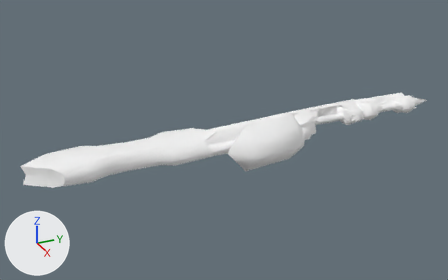
Two versions of the glTF model docs/models/weapons/w14/070.glb, one commit apart.
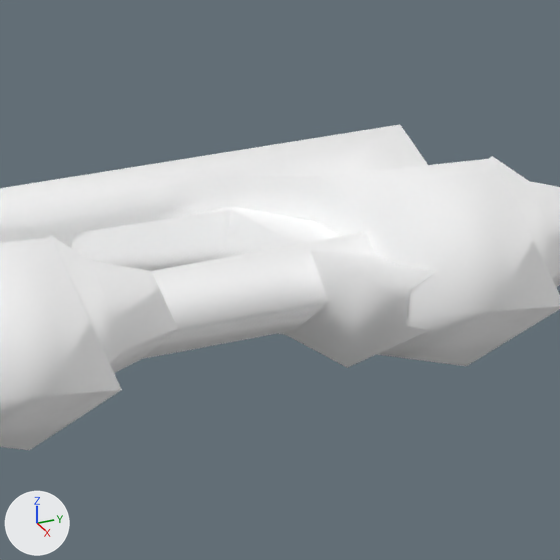
Each version is shown whole from a 50 mm camera at (3.61, -2.46, 1.79) aimed at (-0.02, -0.82, -0.02), then close up on the part from 82% to 93% of the width and 29% to 46% of the height. The lights are fixed; the arrows at lower left show +X, +Y and +Z. The last two pictures show the newer version. Vertices at exactly the same position are counted once.

Before the edit, the objects in view are built like this:
```python
me_group_1 = bpy.data.meshes.new('Group[1]')
me_group_1.from_pydata(...)  # 92 vertices, 102 faces; spans x -0.207..0.123, y -0.827..0.622, z -0.075..0.076
# faces by material slot: [82, 20]
me_group_1.materials.append(mat_xfb__e0_m00_gaxe070_env)  # white #ffffff
me_group_1.materials.append(mat_xfb__0_m00_gaxe070_emi)  # white #ffffff
me_group_2 = bpy.data.meshes.new('Group[2]')
me_group_2.from_pydata(...)  # 176 vertices, 252 faces; spans x -0.2..0.19, y -2.2..0.97, z -0.1..0.1
# faces by material slot: [20, 200, 32]
me_group_2.materials.append(mat_xfb__1_m00_gaxe070_emi)  # white #ffffff
me_group_2.materials.append(mat_xfb__e0_m00_gaxe070_env)  # white #ffffff
me_group_2.materials.append(mat_xfb__e1_m00_gaxe070_env)  # white #ffffff
ob_group_1 = bpy.data.objects.new('Group[1]', me_group_1)
ob_group_1.location = (0.0, 0.0, 0.0)
ob_group_2 = bpy.data.objects.new('Group[2]', me_group_2)
ob_group_2.location = (0.0, 0.0, 0.0)
```
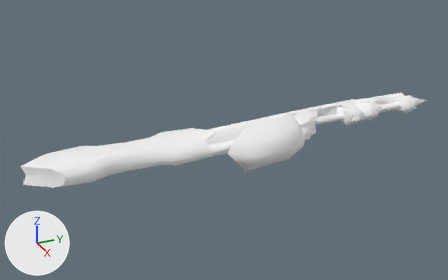
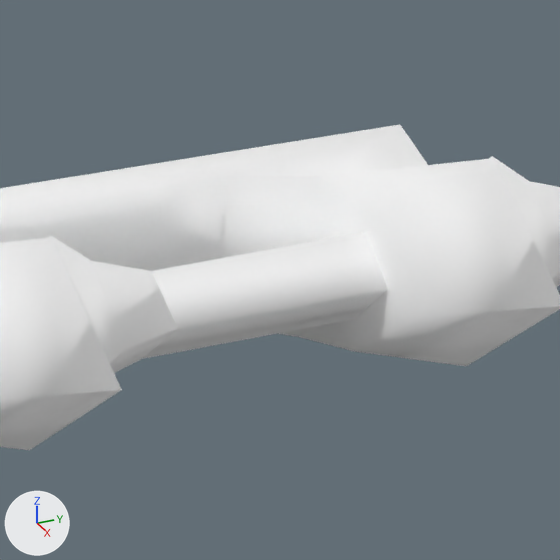
Location of each change, (x1, y1, x2, y2) in pixels of the close-ups (560 x 560 px):
'Group[2]', reshaped: before (0, 124, 560, 368); after (0, 124, 560, 366)
part 1 of me_group_2, deleted: before (71, 207, 436, 368)
part 2 of me_group_2, deleted: before (151, 305, 324, 352)

The change, as a list of edits to the scene's bpy script:
```text
Change me_group_2:
    used by ob_group_2; location = (0.0, 0.0, 0.0)
    remove me_group_2.from_pydata(...)  # 176 vertices, 252 faces; spans x -0.2..0.19, y -2.2..0.97, z -0.1..0.1
    add me_group_2.from_pydata(...)  # 152 vertices, 218 faces; spans x -0.2..0.19, y -2.2..0.97, z -0.1..0.1
    me_group_2 part 1: the loose piece of 16 vertices spanning x -0.18..0.06, y 0.26..0.95, z -0.03..0.03 is deleted
    me_group_2 part 2: the loose piece of 8 vertices spanning x -0.03..0.02, y 0.23..0.65, z -0.03..0.02 is deleted
```
